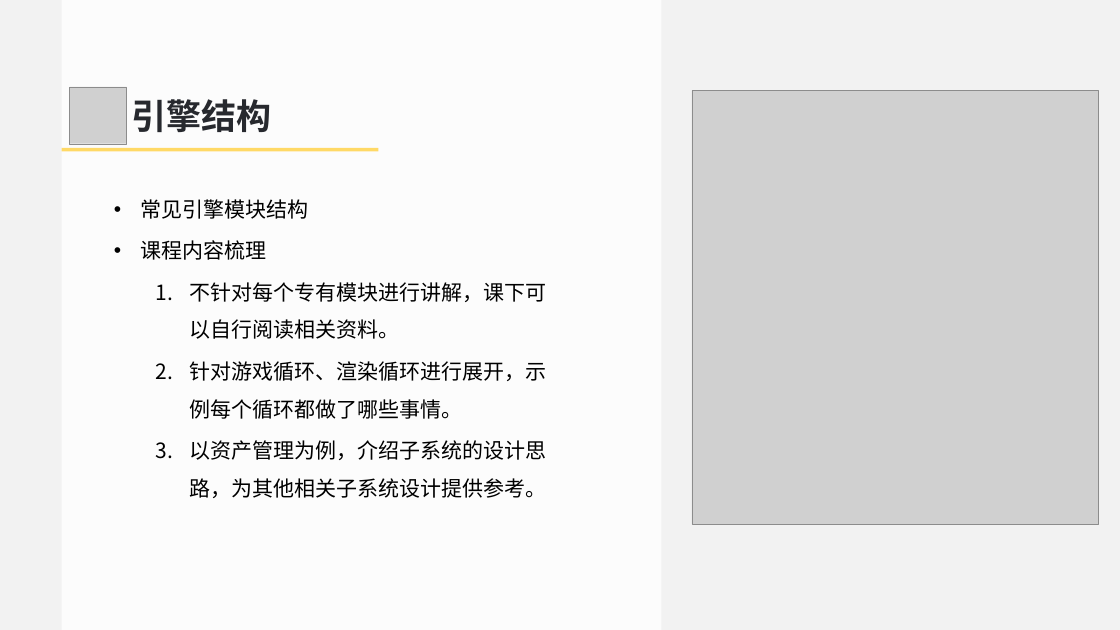
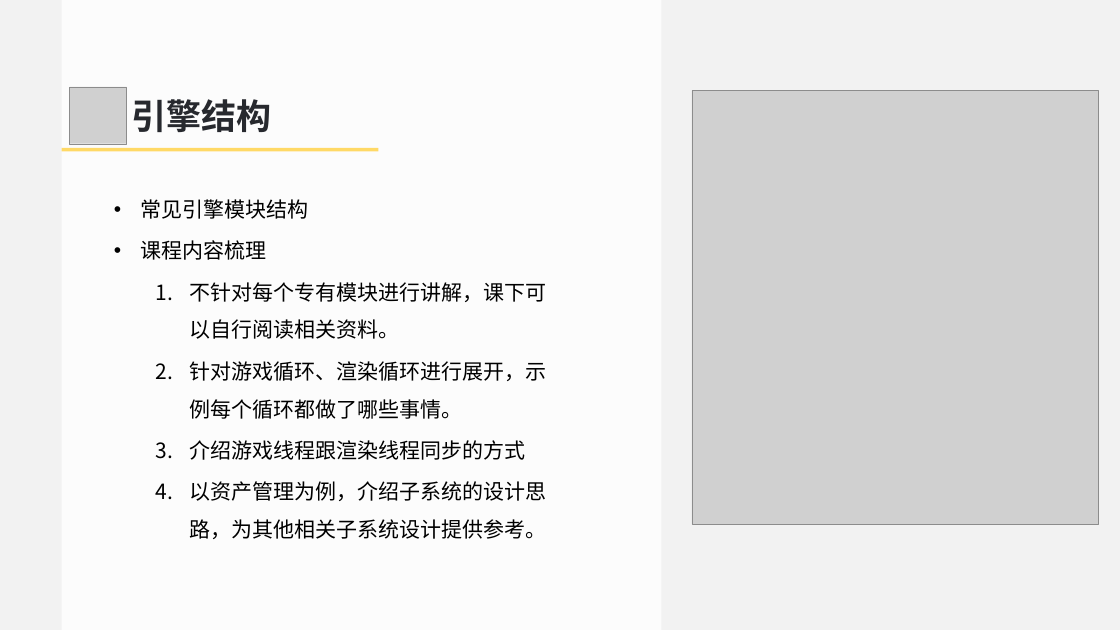
Before and after one commit to doomlover/KSGameEngineTutorials, a slide deck: slide 6 of PPTs/04.引擎基础概念与底层实用系统.pptx. Drawn at 1120x630 pixels with LibreOffice and Linux fonts; fonts in the diff are those of the drawing; grey boxes stand for pictures. Boxes give left, top, right and bottom in pixels: in the first picture for what was removed or moved away, otherwise in the second. Text is boxed around its words. In the diff, an @@ line names an element or a change of style, - is before the commit and + after.

```diff
--- a/PPTs/04.引擎基础概念与底层实用系统.pptx
+++ b/PPTs/04.引擎基础概念与底层实用系统.pptx
@@ text at (x1=190, y1=440, x2=526, y2=460): paragraph added @@
+  3. 介绍游戏线程跟渲染线程同步的方式
```
Also in this commit, not shown: 5 other slides changed, 3 slides added.
